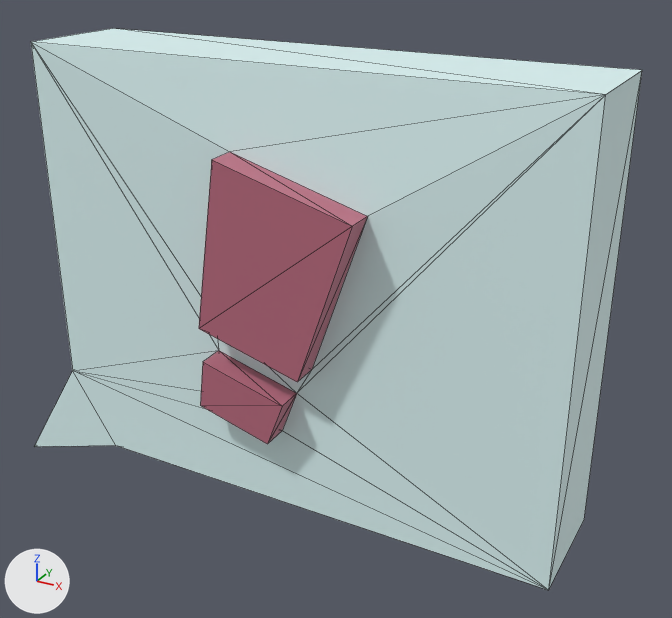
A saved change to the glTF model public/models/tiramysu-dialogue-bubble.glb.
Before and after are seen from a 50 mm lens placed at (0.305, -0.402, 0.166), pointed at (0.061, 0.042, -0.056). Lighting does not change. The marker at lower left points along +X, +Y and +Z. Mesh edges are drawn as thin lines. Where no turn or scale is listed for an object, it has been applied to the vertices. Vertices at the same position are counted once.
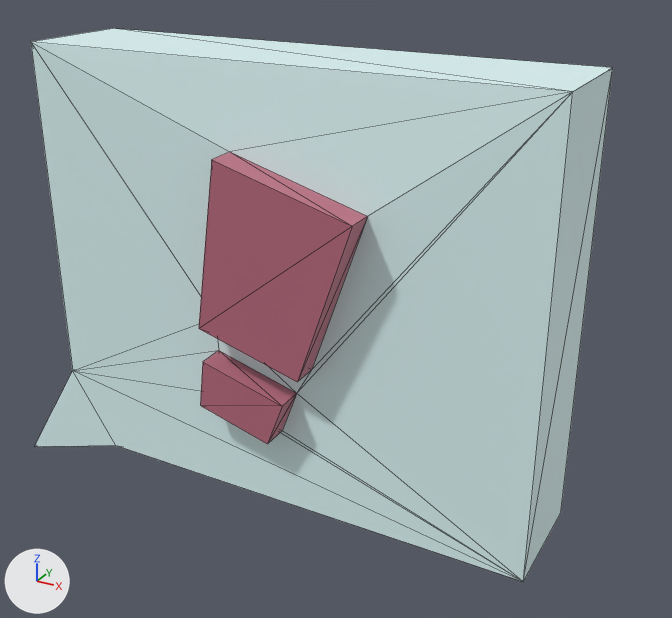
Commit message: added dialogue bubble popup

Location of each change, (x1, y1, x2, y2) in pixels of the pictures (672 x 618 px; the box of a moved part takes in the faces that stretch with it):
'Plane', reshaped
    before: (31, 28, 642, 590)
    after: (31, 28, 613, 581)
part 1 of me_plane, moved or reshaped
    before: (73, 32, 642, 590)
    after: (73, 32, 613, 581)

Patch to the scene script:
```diff
--- a/public/models/tiramysu-dialogue-bubble.glb.py
+++ b/public/models/tiramysu-dialogue-bubble.glb.py
@@ me_plane @@
 me_plane.from_pydata(...)  # 28 vertices, 52 faces; spans x -0.165..0.214, y -0.022..0.07, z -0.196..0.091
 # used by ob_plane; location = (0.0, 0.0, 0.0)
 # before: 2 (0.214, 0.0, -0.172) at pixel (548, 590), 3 (0.214, 0.0, 0.091) at pixel (605, 94), 8 (0.214, 0.07, -0.172) at pixel (584, 519), 9 (0.214, 0.07, 0.091) at pixel (642, 70)
+# me_plane part 1
+for i in [2, 3, 8, 9]: me_plane.vertices[i].co += Vector((-0.014, 0.0, 0.0))
 me_plane.materials.append(mat_material)
```
